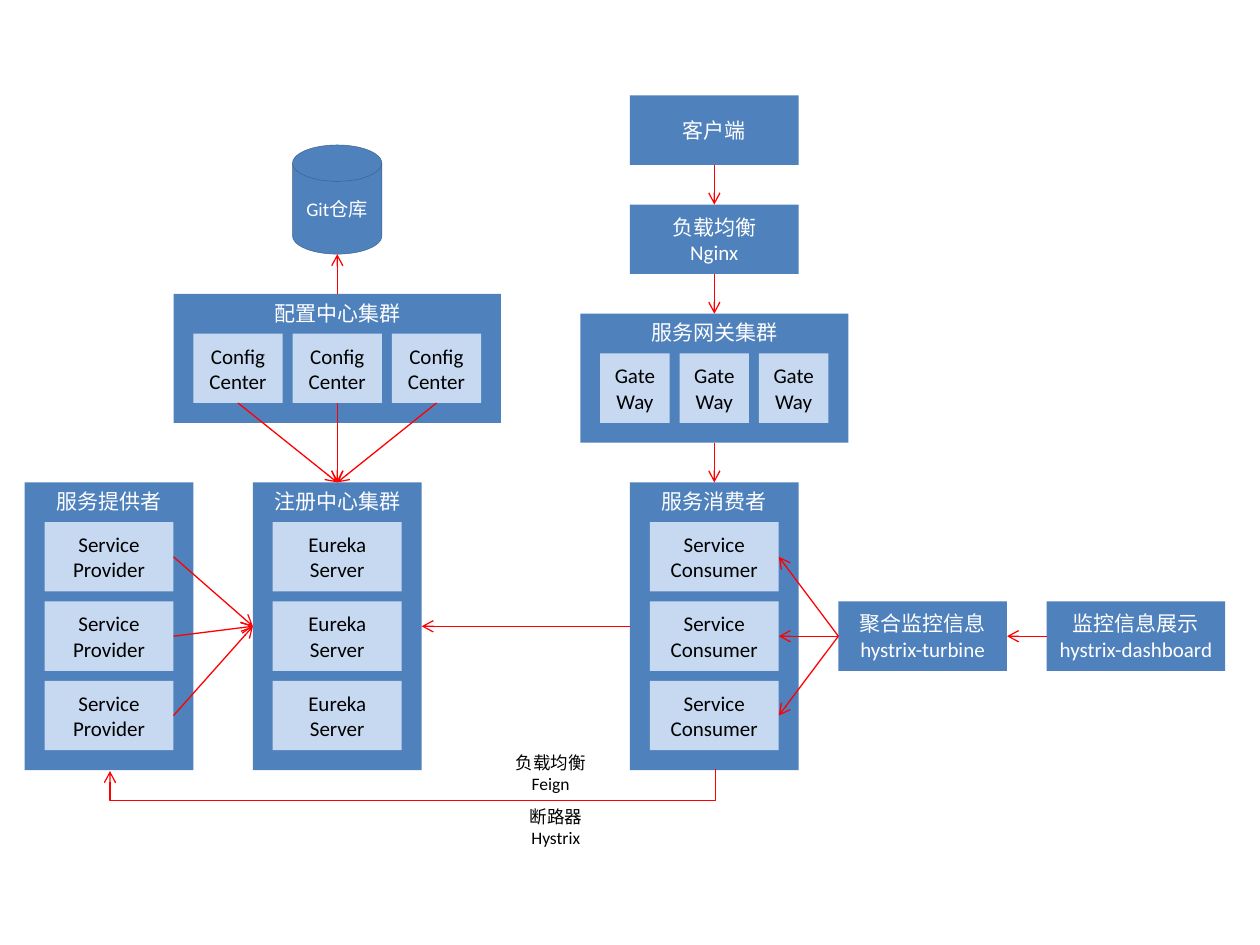
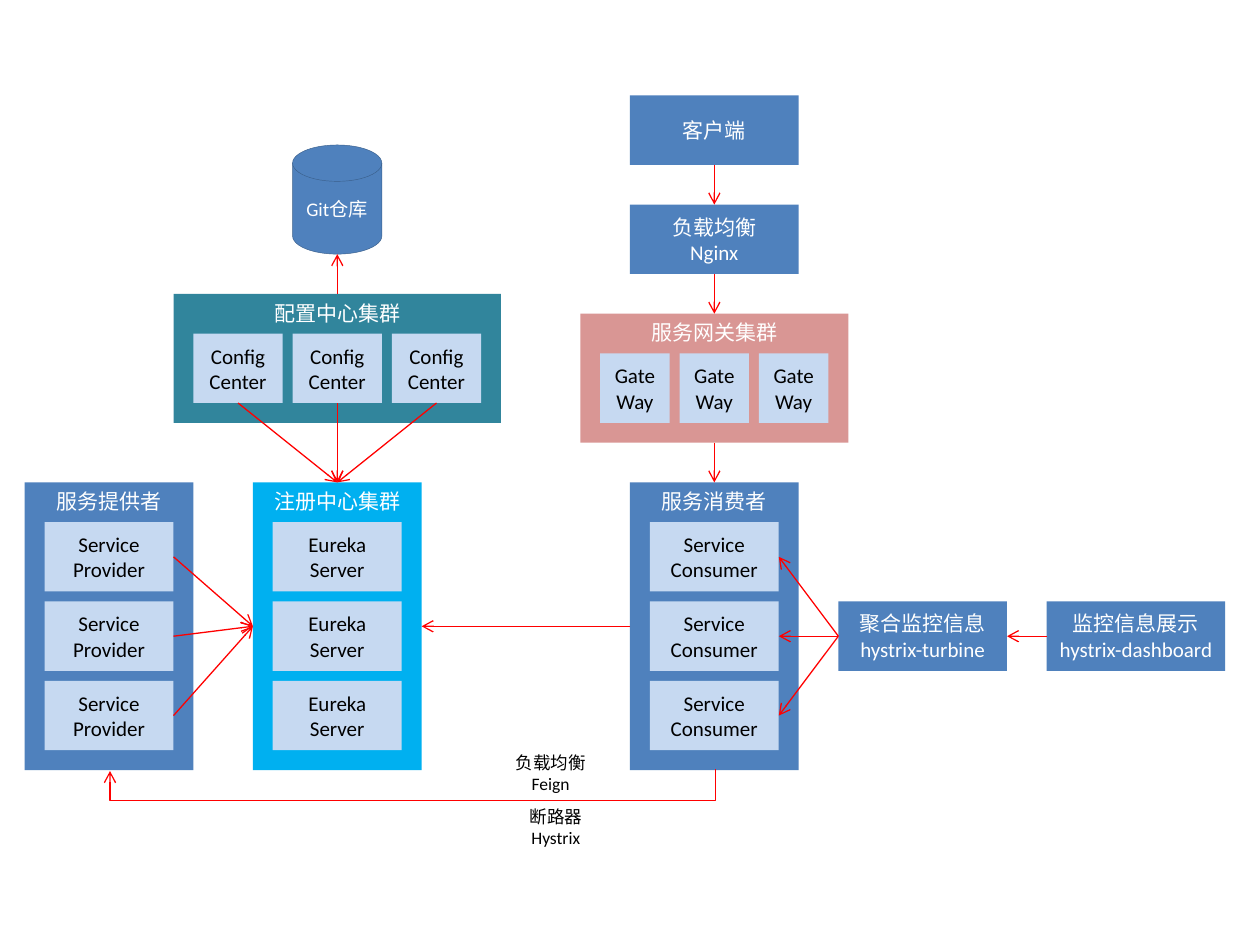
Before and after one commit to chenjuwen/springcloud, a slide deck: slide 2 of doc/架构图.pptx. Drawn at 1260x945 pixels with LibreOffice and Linux fonts; fonts in the diff are those of the drawing. Boxes give left, top, right and bottom in pixels: in the first picture for what was removed or moved away, otherwise in the second. Text is boxed around its words. In the diff, an @@ line names an element or a change of style, - is before the commit and + after.

```diff
--- a/doc/架构图.pptx
+++ b/doc/架构图.pptx
@@ rectangle "配置中心集群" at [174, 294, 501, 422]: fill #4F81BD to #31859C @@
@@ rectangle "服务网关集群" at [581, 314, 849, 442]: fill #4F81BD to #D99694 @@
@@ rectangle "注册中心集群" at [253, 483, 422, 770]: fill #4F81BD to #00B0F0 @@
```
Also in this commit, not shown: 2 other files.
